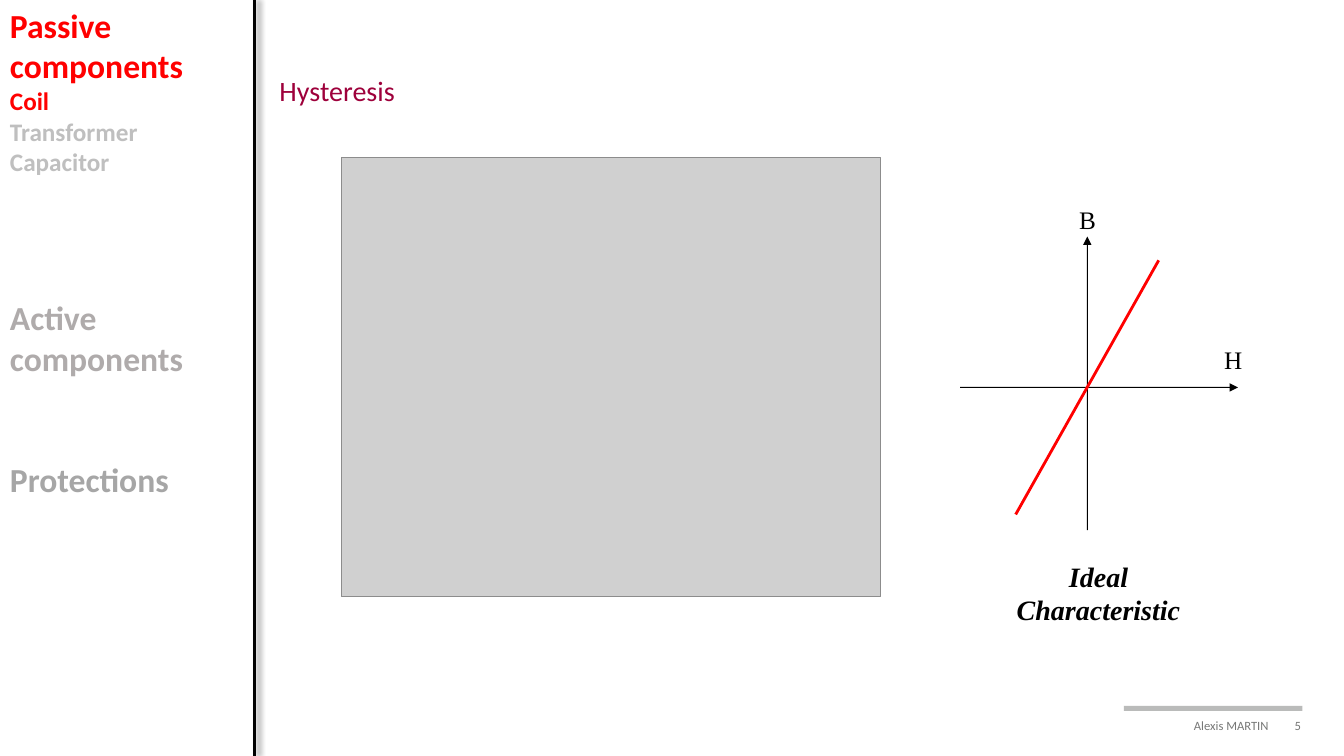
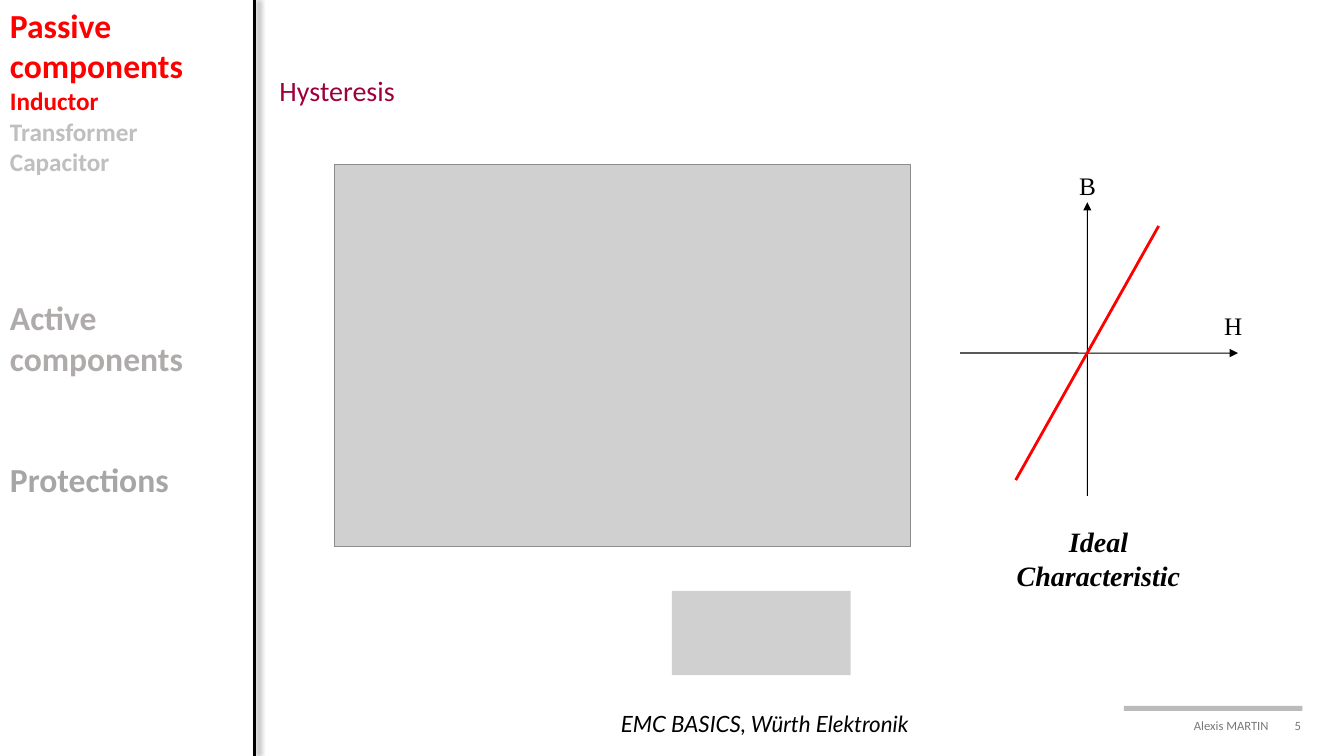
Before and after one commit to alexismartin46/Cours_Electronique_de_Puissance_FISE2, a slide deck: slide 5 of Cours/Cours3_components.pptx. Drawn at 1344x756 pixels with LibreOffice and Linux fonts; fonts in the diff are those of the drawing; grey boxes stand for pictures; background and template pictures are left out. Boxes give left, top, right and bottom in pixels: in the first picture for what was removed or moved away, otherwise in the second. Text is boxed around its words. In the diff, an @@ line names an element or a change of style, - is before the commit and + after.

```diff
--- a/Cours/Cours3_components.pptx
+++ b/Cours/Cours3_components.pptx
@@ text at [10,92,99,110]: text changed @@
-Coil
+Inductor
@@ picture: place and size @@
-picture at [341,157,880,597]
+picture at [334,165,910,547]
@@ 3 texts, 2 arrows, 1 line: place and size @@
-3 texts, 2 arrows, 1 line at [961,212,1242,621]
+3 texts, 2 arrows, 1 line at [961,178,1242,587]
@@ picture added at [673,591,851,676] @@
@@ text added at [621,715,908,735], 16 pt, text #000000, italic @@
+EMC BASICS, Würth Elektronik
```
Also in this commit, not shown: 16 other slides changed, 13 slides added, 1 slide removed.
